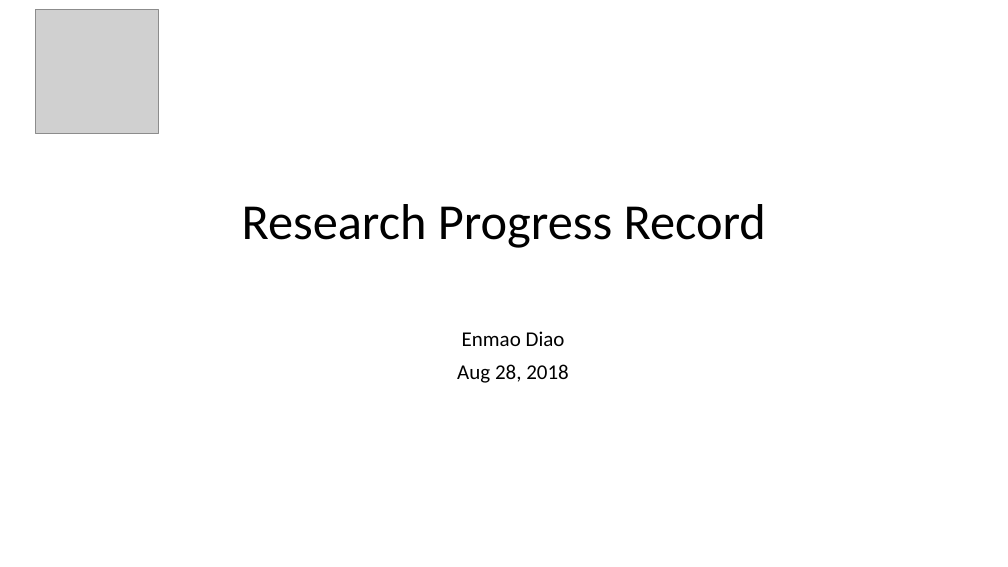
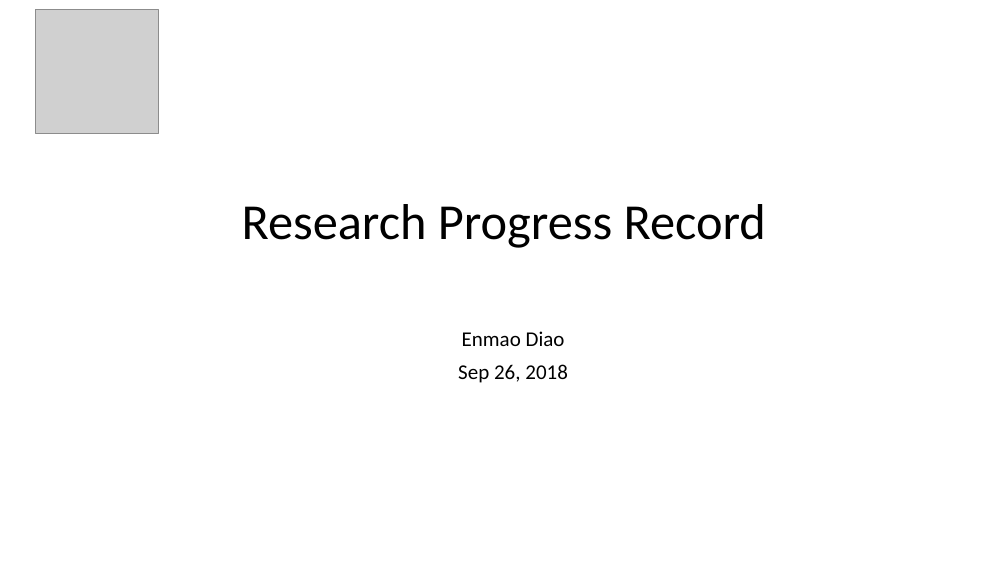
Before and after one commit to diaoenmao/Research, a slide deck: slide 1 of doc/Report/ongoing.pptx. Drawn at 1008x567 pixels with LibreOffice and Linux fonts; fonts in the diff are those of the drawing; grey boxes stand for pictures. Boxes give left, top, right and bottom in pixels: in the first picture for what was removed or moved away, otherwise in the second. Text is boxed around its words. In the diff, an @@ line names an element or a change of style, - is before the commit and + after.

```diff
--- a/doc/Report/ongoing.pptx
+++ b/doc/Report/ongoing.pptx
@@ subtitle at (458,364,568,383): text changed @@
-Aug 28, 2018
+Sep 26, 2018
```
Also in this commit, not shown: 10 other slides changed, 12 slides added, 1 slide removed.
